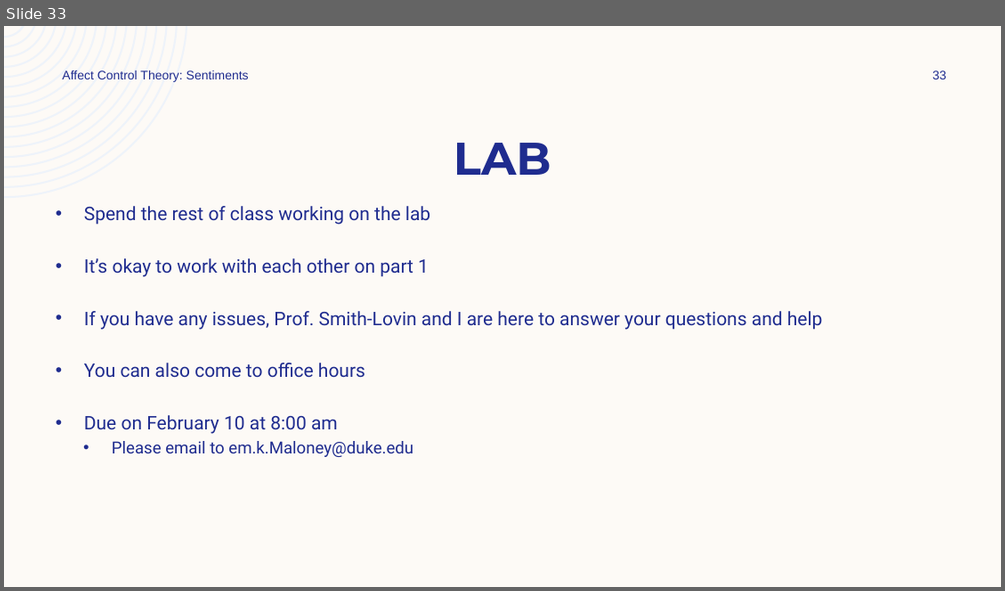
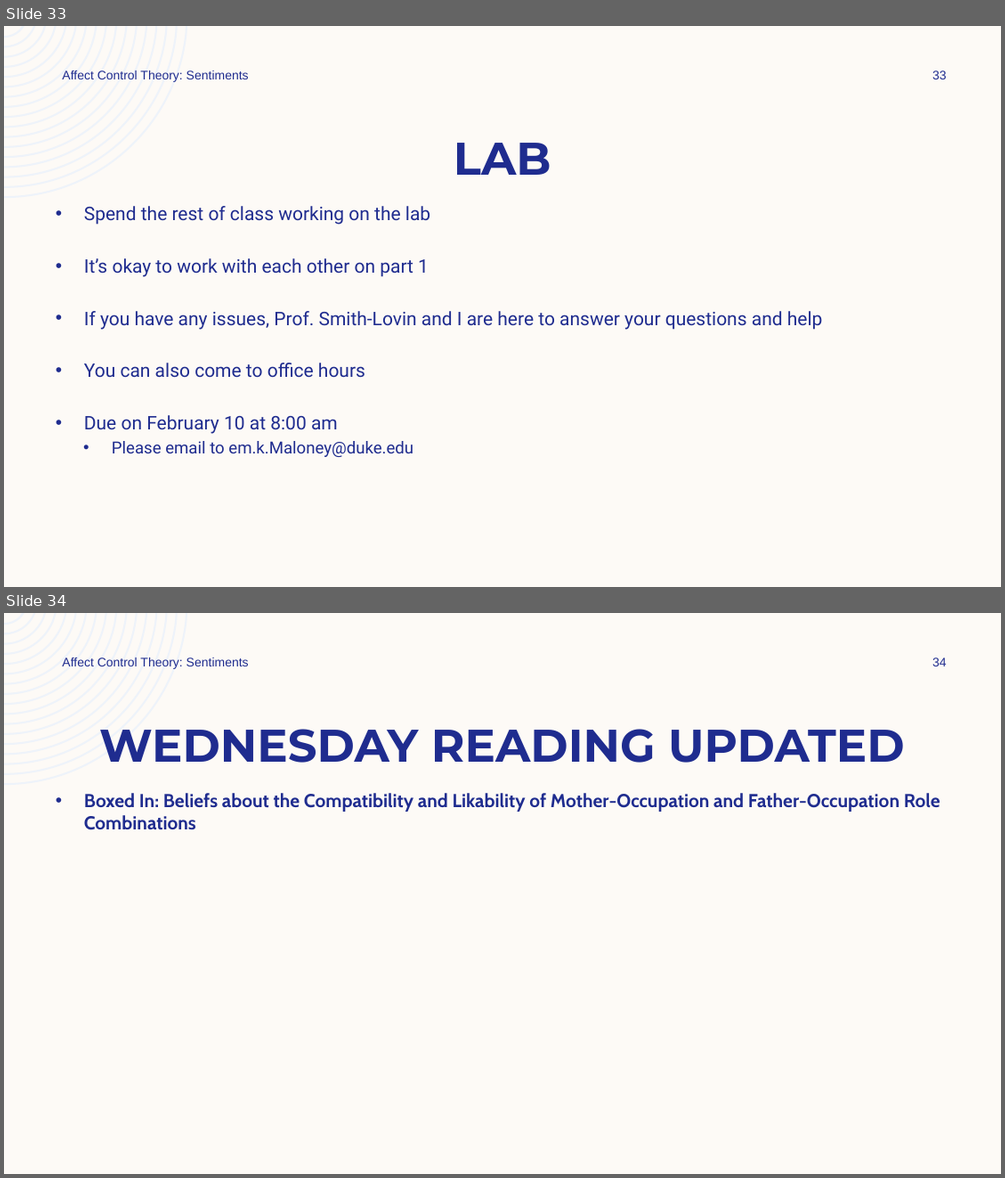
Before and after one commit to ekmaloney/soc490s, a slide deck: slides/jan_26.pptx. Shown one above the other, each under a label of ours: slide 33 before the commit, slides 33 and 34 after it. The pictures are 1005x591 and 1005x1178 pixels, drawn with LibreOffice and Linux fonts; fonts in the diff are those of the drawing. Boxes give left, top, right and bottom in pixels: in the first picture for what was removed or moved away, otherwise in the second. Text is boxed around its words. In the diff, an @@ line names an element or a change of style, - is before the commit and + after.

```diff
--- a/slides/jan_26.pptx
+++ b/slides/jan_26.pptx
@@ slide 34 added at [4,613,1001,1174], background #FDFAF6; not listed: 1 template element that a slide beside it also shows @@
@@ text added at [62,657,249,669], 12 pt, text #1F2C8F @@
+Affect Control Theory: Sentiments
@@ page number added at [932,657,947,666], 12 pt, text #1F2C8F @@
+34
@@ title added at [99,729,905,763], 44 pt, text #1F2C8F, bold @@
+WEDNESDAY READING UPDATED
@@ text added at [84,793,940,830], 18 pt, text #1F2C8F, bold @@
+• Boxed In: Beliefs about the Compatibility and Likability of Mother-Occupation and Father-Occupation Role Combinations
```
Also in this commit, not shown: 9 other files.
